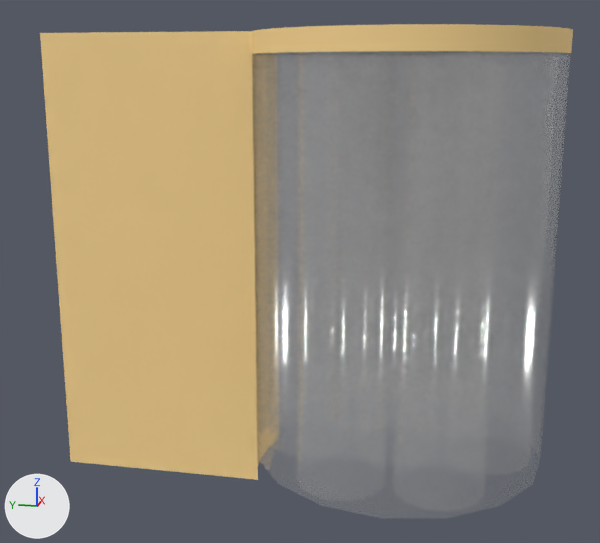
An edit to the glTF model public/assets/stacker.glb, drawn before and after from the same camera.
Before and after are seen from a 50 mm lens placed at (-0.61, -0.714, 0.156), pointed at (-0.002, -0.593, 0.004). Lighting does not change. The marker at lower left points along +X, +Y and +Z. Vertices at the same position are counted once.

Before the edit, the objects in view are built like this:
```python
me_arm_door = bpy.data.meshes.new('arm-door')
me_arm_door.from_pydata(...)  # 14 vertices, 24 faces; spans x -0.038..0.037, y -0.567..-0.41, z -0.155..0.18
me_arm_door.materials.append(mat_arm_door)  # dark blue #11004e
me_arm_protection = bpy.data.meshes.new('arm-protection')
me_arm_protection.from_pydata(...)  # 24 vertices, 37 faces; spans x -0.038..0.037, y -0.567..-0.41, z -0.155..0.18
# faces by material slot: [6, 31]
me_arm_protection.materials.append(mat_arm_protection)  # dark blue #11004e
me_arm_protection.materials.append(mat_arm_protection_edge)  # beige #ffdb95
me_base = bpy.data.meshes.new('base')
me_base.from_pydata(...)  # 72 vertices, 140 faces; spans x -0.11..0.11, y -0.78..-0.56, z 0.165..0.18
# faces by material slot: [68, 72]
me_base.materials.append(mat_base)  # dark blue #11004e
me_base.materials.append(mat_base_edge)  # beige #ffdb95
me_support = bpy.data.meshes.new('support')
me_support.from_pydata(...)  # 256 vertices, 396 faces; spans x -0.11..0.11, y -0.78..-0.56, z -0.135..0.165
# faces by material slot: [32, 364]
me_support.materials.append(mat_support)  # white #ffffff
me_support.materials.append(mat_support_passive)  # white #ffffff
ob_arm_door = bpy.data.objects.new('arm-door', me_arm_door)
ob_arm_door.location = (0.0, 0.0, 0.0)
ob_arm_protection = bpy.data.objects.new('arm-protection', me_arm_protection)
ob_arm_protection.location = (0.0, 0.0, 0.0)
ob_base = bpy.data.objects.new('base', me_base)
ob_base.location = (0.0, 0.0, 0.0)
ob_support = bpy.data.objects.new('support', me_support)
ob_support.location = (0.0, 0.0, 0.0)
```
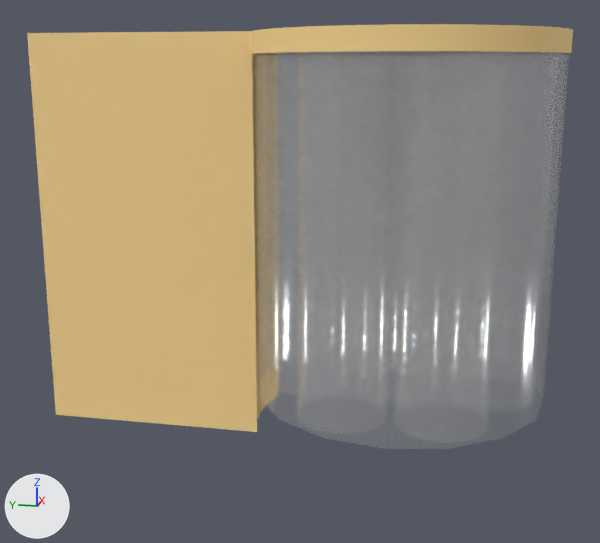
Pixel boxes [x1, y1, x2, y2] of what changed, in the pictures (600 x 543 px; the box of a moved part takes in the faces that stretch with it):
'support', reshaped (15% shorter)
    before: [253, 51, 571, 518]
    after: [255, 51, 569, 449]
'arm-protection', reshaped (8% wider, 11% shorter)
    before: [40, 31, 260, 480]
    after: [27, 31, 265, 432]
'arm-door', mesh rescaled (9% wider, 11% shorter)
    before: [40, 31, 260, 480]
    after: [27, 31, 266, 432]
part 1 of me_support, moved or reshaped
    before: [278, 51, 468, 518]
    after: [279, 51, 468, 449]
part 2 of me_arm_protection, moved or reshaped
    before: [252, 69, 260, 465]
    after: [252, 69, 265, 419]
part 3 of me_arm_protection, moved or reshaped
    before: [40, 33, 258, 480]
    after: [27, 33, 257, 432]

Patch to the scene script:
```diff
--- a/public/assets/stacker.glb.py
+++ b/public/assets/stacker.glb.py
@@ me_support @@
 # used by ob_support; location = (0.0, 0.0, 0.0)
-me_support.from_pydata(...)  # 256 vertices, 396 faces; spans x -0.11..0.11, y -0.78..-0.56, z -0.135..0.165
+me_support.from_pydata(...)  # 256 vertices, 396 faces; spans x -0.109..0.108, y -0.779..-0.561, z -0.085..0.165
+# me_support part 1: 128 of the vertices in x -0.11..0.11, y -0.78..-0.56, z -0.135 are scaled about their middle by (0.996, 0.996, 0.833), then moved by (0.0, 0.0, 0.025)
 me_support.materials.append(mat_support)
@@ me_arm_protection @@
 me_arm_protection.from_pydata(...)  # 24 vertices, 37 faces; spans x -0.038..0.037, y -0.567..-0.41, z -0.155..0.18
 # used by ob_arm_protection; location = (0.0, 0.0, 0.0)
+# me_arm_protection part 2: all 7 vertices in x -0.038..0.037, y -0.567..-0.56, z -0.155 are moved by (0.0, 0.0, 0.04)
+# me_arm_protection part 3: all 2 vertices in x -0.038..0.037, y -0.41, z -0.155 are moved by (0.0, 0.01, 0.04)
 me_arm_protection.materials.append(mat_arm_protection)
@@ me_arm_door @@
 me_arm_door.from_pydata(...)  # 14 vertices, 24 faces; spans x -0.038..0.037, y -0.567..-0.41, z -0.155..0.18
 # used by ob_arm_door; location = (0.0, 0.0, 0.0)
+# me_arm_door part 4: the whole mesh is scaled about its middle by (1, 1.07, 0.881), then moved by (0.0, 0.005, 0.02)
 me_arm_door.materials.append(mat_arm_door)
```
